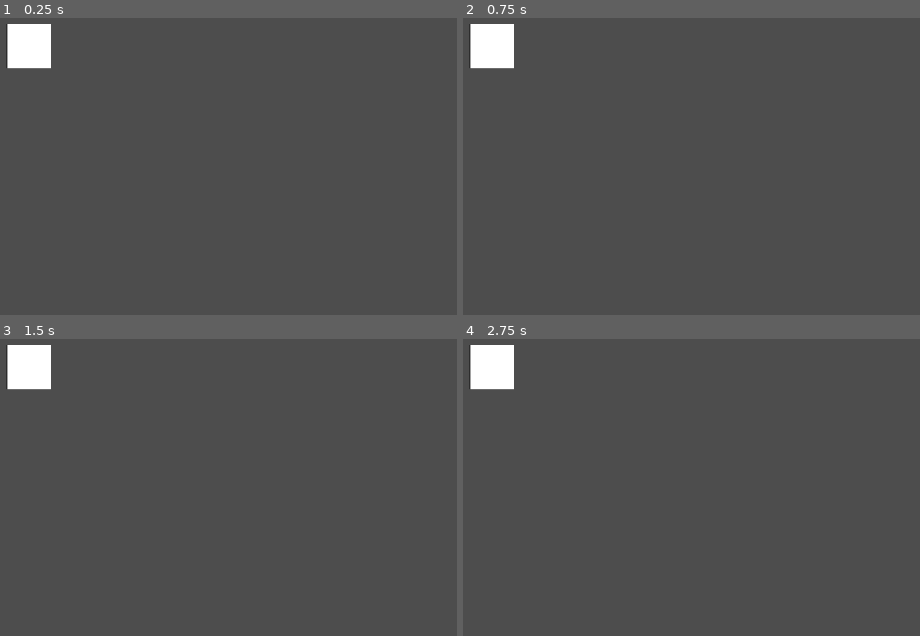
Above: before the commit, frames 1-4 (two rows, left to right).
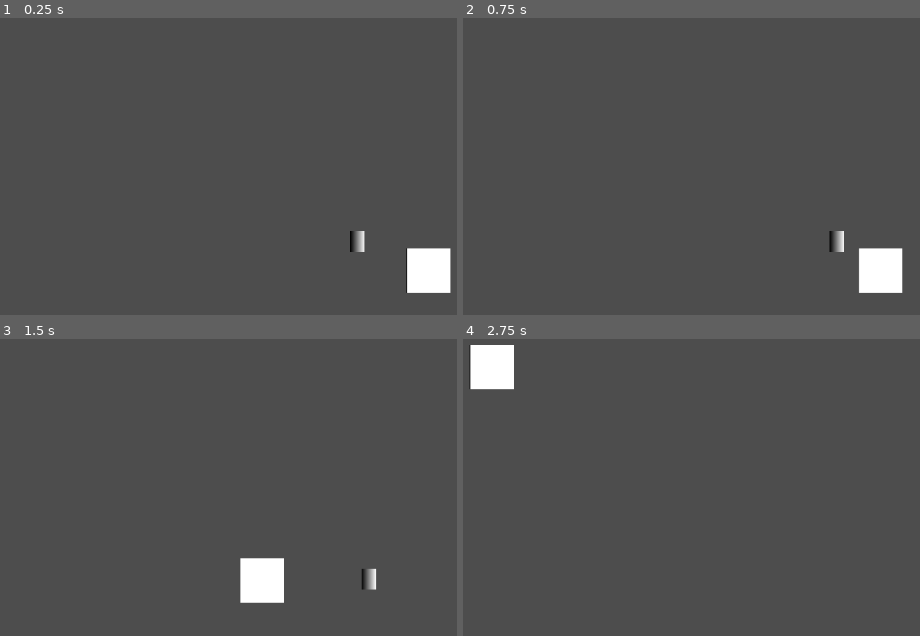
Above: after the commit, the same moments.

Repository: MarsikBlancik/HackathonV3
Game: Godot game, scene res://MainScene.tscn
Same seed, same stepped clock (60 frames per second), same inputs: the game is played once before the commit and once after it. Before the commit the project starts from res://World.tscn. The engine's default icon, where the game draws it, is replaced by a stand-in: a white triangle on a blue panel in a dark square.
Inputs (mouse positions are in pixels of both pictures, inside the frame that each line leads up to):
- Up to frame 1 (0.25 s): no input
- Up to frame 2 (0.75 s): tap Enter at 0.5 s; move the mouse to (outside the picture) at 0.52 s; hold D from 0.53 s (still down); tap F at 0.6 s; click (outside the picture) at 0.67 s
- Up to frame 3 (1.5 s): tap Space at 0.77 s; move the mouse to (196, 585) at 1.27 s; release D at 1.28 s; hold S from 1.28 s (still down); tap F at 1.35 s
- Up to frame 4 (2.75 s): tap Space at 1.52 s; move the mouse to (901, 463) at 2.02 s; release S at 2.03 s; hold D from 2.03 s (still down); tap F at 2.1 s

The runs differ from the first frame. In frame 1, 3.2% of the frame differs, in the area x 1-99%, y 2-93%; in frame 2, 3.1%; in frame 3, 3.1%; in frame 4, nothing differs.

Commit message:
Revert "Merge pull request #1 from MarsikBlancik/Systems"
This reverts commit 3248f0bdff83cf878754a416ecb8cde28c4f4281, reversing
changes made to d17e7f634ee928365fc0430929b6929b3f00a0c9.

Diff:
--- a/Enemy.tscn
+++ /dev/null
@@ -1,24 +0,0 @@
-[gd_scene format=3 uid="uid://hxthfkggdh8n"]
-
-[ext_resource type="Script" uid="uid://qhv74myxxkup" path="res://character_body_2d.gd" id="1_s7bn3"]
-[ext_resource type="Texture2D" uid="uid://bg6fn6js05eym" path="res://icon.svg" id="2_2hac7"]
-
-[sub_resource type="CircleShape2D" id="CircleShape2D_e6d4v"]
-
-[sub_resource type="CircleShape2D" id="CircleShape2D_qp131"]
-
-[node name="CharacterBody2D" type="CharacterBody2D" unique_id=964348226]
-script = ExtResource("1_s7bn3")
-
-[node name="CollisionShape2D" type="CollisionShape2D" parent="." unique_id=389485873]
-shape = SubResource("CircleShape2D_e6d4v")
-
-[node name="Sprite2D" type="Sprite2D" parent="." unique_id=1587907148]
-position = Vector2(-1, -5)
-texture = ExtResource("2_2hac7")
-
-[node name="Area2D" type="Area2D" parent="." unique_id=2023964492]
-
-[node name="CollisionShape2D" type="CollisionShape2D" parent="Area2D" unique_id=215177166]
-scale = Vector2(1.25, 1.25)
-shape = SubResource("CircleShape2D_qp131")
--- a/Player.tscn
+++ b/Player.tscn
@@ -1,16 +1,5 @@
 [gd_scene format=3 uid="uid://conxxkjs4hhsj"]
 
-[ext_resource type="Texture2D" uid="uid://bg6fn6js05eym" path="res://icon.svg" id="1_xhfnw"]
-
-[sub_resource type="CircleShape2D" id="CircleShape2D_kpjcp"]
-
-[node name="CharacterBody2D" type="CharacterBody2D" unique_id=882793465 groups=["player"]]
-
-[node name="CollisionShape2D" type="CollisionShape2D" parent="." unique_id=1681767744]
-shape = SubResource("CircleShape2D_kpjcp")
-
-[node name="Sprite2D" type="Sprite2D" parent="." unique_id=1578250531]
-texture = ExtResource("1_xhfnw")
 [ext_resource type="Script" uid="uid://bgaf35s2lqp47" path="res://player.gd" id="1_xhfnw"]
 
 [sub_resource type="Gradient" id="Gradient_0rwas"]
--- a/World.tscn
+++ /dev/null
@@ -1,12 +0,0 @@
-[gd_scene format=3 uid="uid://b66jp2sqexfrp"]
-
-[ext_resource type="PackedScene" uid="uid://hxthfkggdh8n" path="res://Enemy.tscn" id="1_2dftf"]
-[ext_resource type="PackedScene" uid="uid://conxxkjs4hhsj" path="res://Player.tscn" id="2_bcbcq"]
-
-[node name="World" type="Node2D" unique_id=842933834]
-
-[node name="Enemy" parent="." unique_id=1280130831 instance=ExtResource("1_2dftf")]
-position = Vector2(541, 28)
-
-[node name="Player" parent="." unique_id=1292433158 instance=ExtResource("2_bcbcq")]
-position = Vector2(28, 23)
--- a/character_body_2d.gd
+++ /dev/null
@@ -1,22 +0,0 @@
-extends CharacterBody2D
-
-@export var speed: float = 100.0
-@export var damage: int = 10
-
-var player: Node2D = null
-
-func _physics_process(_delta):
-	# Krok 1: Szukanie gracza
-	if not is_instance_valid(player):
-		var players_in_scene = get_tree().get_nodes_in_group("player")
-		if players_in_scene.size() > 0:
-			player = players_in_scene[0]
-			print("SUKCES: Znalazłem gracza! Zaczynam pościg.")
-		else:
-			print("BŁĄD: Nie widzę gracza! Szukam w grupie 'player'...")
-			return
-
-	# Krok 2: Pościg
-	var direction = global_position.direction_to(player.global_position)
-	velocity = direction * speed
-	move_and_slide()
--- a/project.godot
+++ b/project.godot
@@ -11,7 +11,6 @@
 [application]
 
 config/name="bullethell"
-run/main_scene="uid://b66jp2sqexfrp"
 run/main_scene="uid://doiyevgl84se0"
 config/features=PackedStringArray("4.6", "GL Compatibility")
 config/icon="res://icon.svg"
@@ -19,10 +18,6 @@
 [dotnet]
 
 project/assembly_name="bullethell"
-
-[global_group]
-
-player=""
 
 [physics]
 
Not shown, removed: character_body_2d.gd.uid
